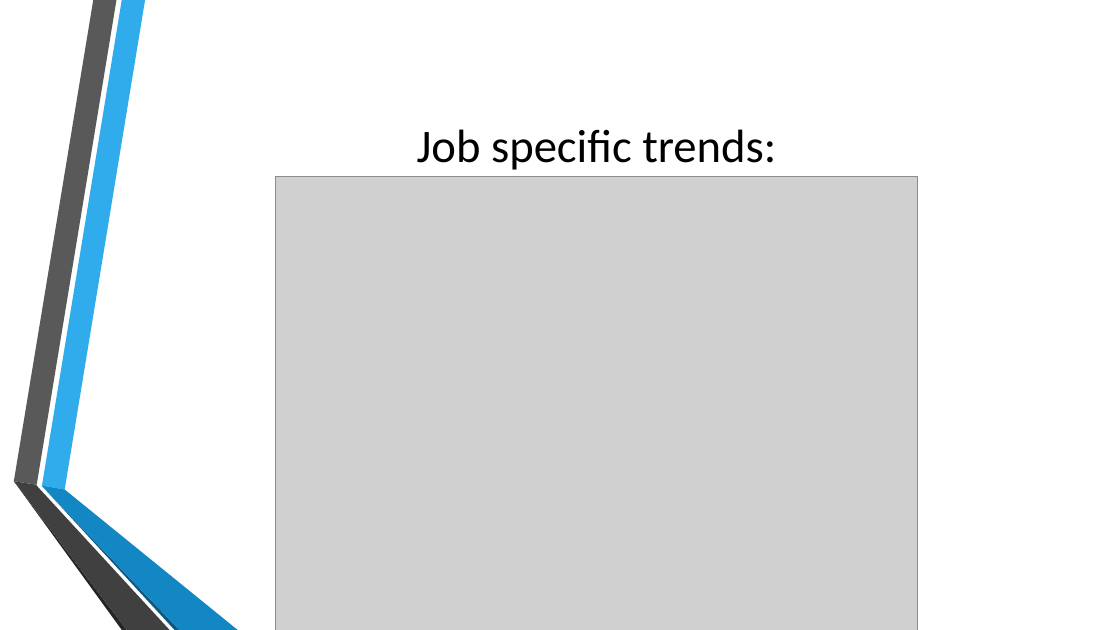
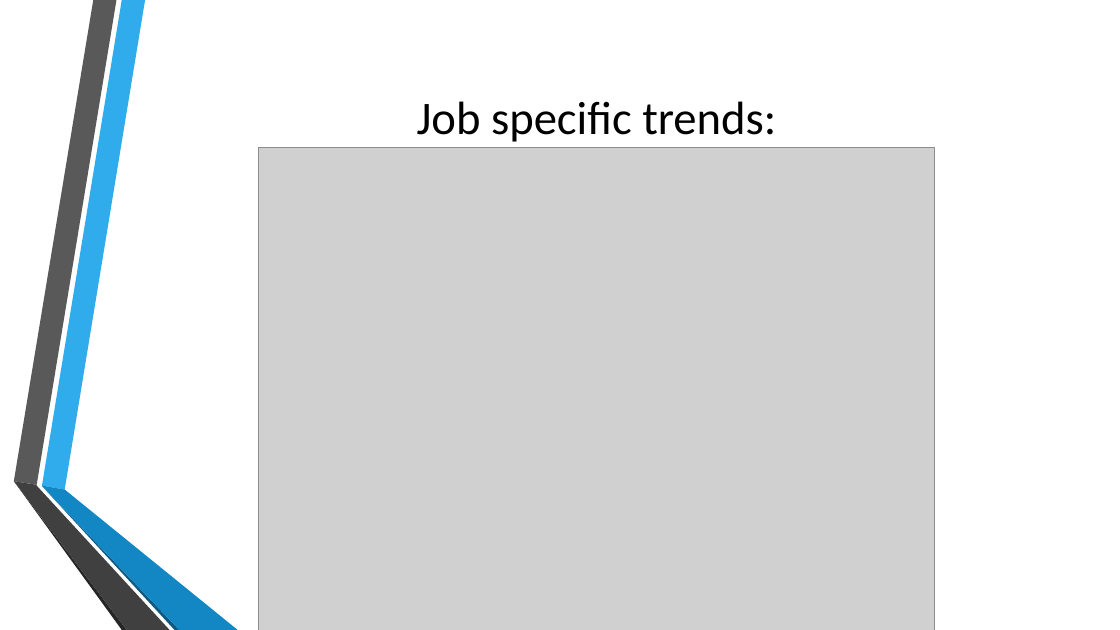
Before and after one commit to DustinBracy/CaseStudy2DDS, a slide deck: slide 4 of EDA.pptx. Drawn at 1120x630 pixels with LibreOffice and Linux fonts; fonts in the diff are those of the drawing; grey boxes stand for pictures; background and template pictures are left out. Boxes give left, top, right and bottom in pixels: in the first picture for what was removed or moved away, otherwise in the second. Text is boxed around its words. In the diff, an @@ line names an element or a change of style, - is before the commit and + after.

```diff
--- a/EDA.pptx
+++ b/EDA.pptx
@@ title "Job specific trends:": place and size @@
-title "Job specific trends:" at bbox=[417, 129, 776, 170]
+title "Job specific trends:" at bbox=[417, 101, 776, 142]
@@ picture: place and size @@
-picture at bbox=[276, 176, 918, 630]
+picture at bbox=[259, 148, 934, 630]
```
Also in this commit, not shown: 6 other slides changed.
